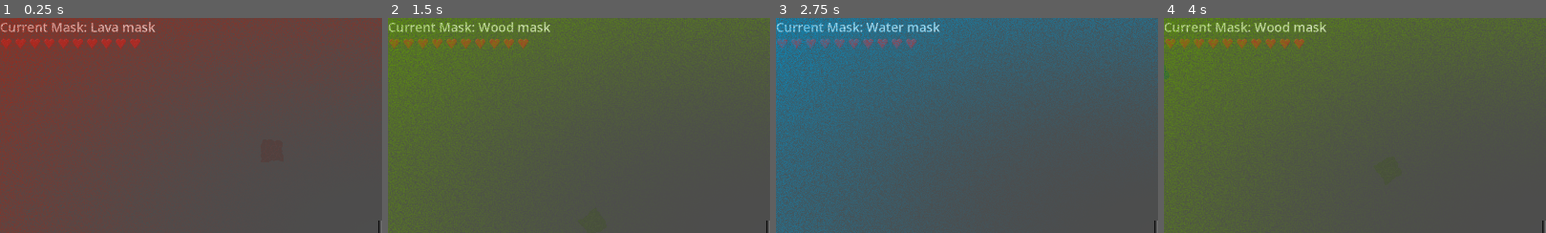
Above: before the commit, frames 1-4 (left to right).
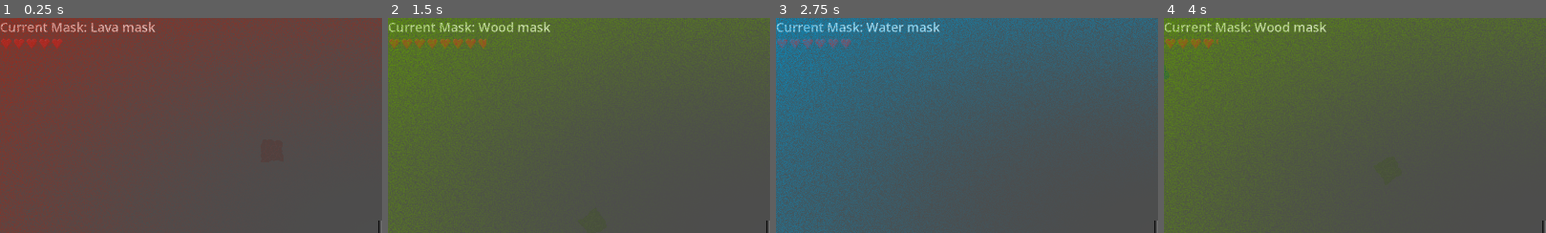
Above: after the commit, the same moments.

Repository: ccoors/mask
Game: Godot game, scene res://scenes/main_scene.tscn
The game is run twice, just before and just after one commit, with the same random seed, the same clock (stepped at 60 frames per second) and the same inputs.
Inputs:
- Up to frame 1 (0.25 s): no input
- Up to frame 2 (1.5 s): hold Right (right) 0.53-1.28 s; tap 1 (mask_1) at 0.6 s; hold Down (down) from 1.28 s (still down); tap 2 (mask_2) at 1.35 s
- Up to frame 3 (2.75 s): release Down (down) at 2.03 s; hold Right (right) from 2.03 s (still down); tap 3 (mask_3) at 2.1 s
- Up to frame 4 (4 s): release Right (right) at 2.78 s; hold Up (up) 2.78-3.53 s; tap 1 (mask_1) at 2.85 s; hold Left (left) from 3.53 s (still down); tap 2 (mask_2) at 3.6 s
The pictures show only the part of the screen within x 0-50%, y 0-50%; the shares and areas given below are measured in that part.

The runs differ from the first frame. In frame 1, 0.7% of the frame differs, in the area x 3-37%, y 9-15%; in frame 2, 0.7%; in frame 3, 0.7%; in frame 4, 0.7%.

Commit message:
feat: health animation

Diff:
--- a/scenes/health_display.gd
+++ b/scenes/health_display.gd
@@ -1,17 +1,18 @@
-extends HBoxContainer
+extends TextureRect
 
 var health: int = 0
+var tween: Tween = null
 
 func set_health(new_health: int):
-    health = new_health
-    var icons = get_tree().get_nodes_in_group("health_icon")
-    if icons.size() == new_health:
+    if health == new_health:
         return
-    elif icons.size() > new_health:
-        for i in icons.slice(new_health + 1):
-            i.queue_free()
-    else:
-        for i in range(new_health - icons.size()):
-            var t = %template.duplicate()
-            add_child(t)
-            t.visible = true
+    health = max(0, new_health)
+    if tween and tween.is_running():
+        tween.kill()
+    tween = get_tree().create_tween()
+    tween.tween_property(
+        self,
+        "custom_minimum_size",
+        Vector2(32 * health, 32),
+        .5
+    )
--- a/scenes/player.gd
+++ b/scenes/player.gd
@@ -13,7 +13,9 @@
 
 func hit():
     health -= 1
-    if health <= 0:
+    health = max(0, health)
+    if health == 0:
+        # TODO: Die
         pass
     health_changed.emit(health)
 
@@ -25,6 +27,7 @@
         if mask["collision_mask"] != i:
             set_cmask |= (1 << i)
     collision_mask = set_cmask
+    hit()
 
 func _process(_delta: float) -> void:
     for n in range(GLOBALS.MASKS.size()):
--- a/scenes/ui.tscn
+++ b/scenes/ui.tscn
@@ -18,13 +18,12 @@
 theme_override_font_sizes/font_size = 32
 text = "Current Mask:"
 
-[node name="health_display" type="HBoxContainer" parent="." unique_id=611893491]
+[node name="health_display" type="TextureRect" parent="." unique_id=1988670441]
 unique_name_in_owner = true
+custom_minimum_size = Vector2(32, 32)
 layout_mode = 2
+size_flags_horizontal = 0
+texture = ExtResource("3_gdt2y")
+expand_mode = 1
+stretch_mode = 1
 script = ExtResource("2_yev5y")
-
-[node name="template" type="TextureRect" parent="health_display" unique_id=1988670441]
-unique_name_in_owner = true
-visible = false
-layout_mode = 2
-texture = ExtResource("3_gdt2y")
